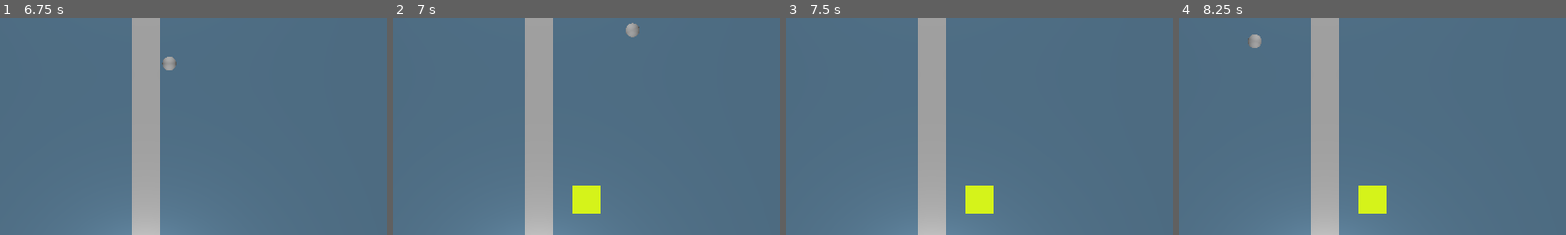
Above: before the commit, frames 1-4 (left to right).
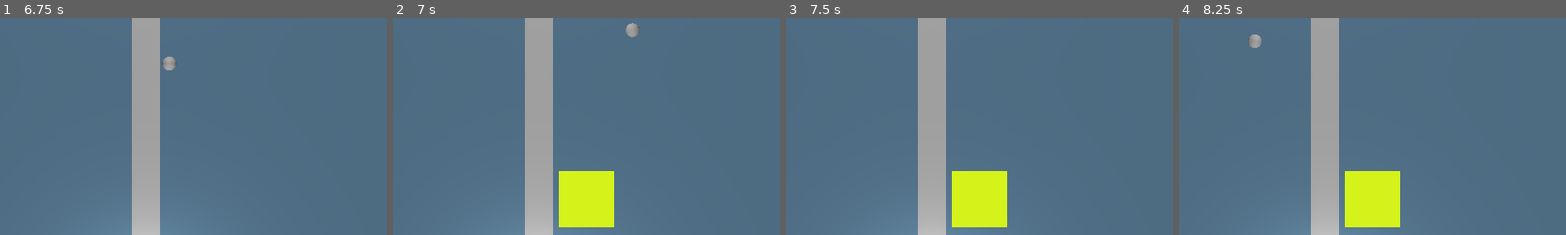
Above: after the commit, the same moments.

Repository: Eryans/godot_pong
Game: Godot game, scene res://scenes/main.tscn
Two runs of this game, one before a commit and one after it. Both use one fixed random seed, a clock stepped at 60 frames per second and the inputs below.
Inputs:
- Up to frame 1 (6.75 s): hold Up (ui_up) 0.53-1.28 s; hold S (down) 1.28-2.03 s; tap Enter at 2, 5.75 s; hold Up (ui_up) 2.03-3.53 s; hold S (down) 3.53-5.78 s; tap Space at 5, 6.5 s; hold Up (ui_up) from 5.78 s (still down)
- Up to frame 2 (7 s): keep holding Up (ui_up)
- Up to frame 3 (7.5 s): keep holding Up (ui_up)
- Up to frame 4 (8.25 s): release Up (ui_up) at 8.03 s; hold S (down) from 8.03 s (still down)
The pictures show only the part of the screen within x 31-81%, y 37-87%; the shares and areas given below are measured in that part.

Frame 1 is identical in both runs. In frame 2, 2.8% of the frame differs, in the area x 42-58%, y 70-97%; in frame 3, 2.8%; in frame 4, 2.8%.

Commit message:
feat: ✨ added acceleration bonus

Diff:
--- a/entities/ball/ball.gd
+++ b/entities/ball/ball.gd
@@ -3,8 +3,11 @@
 
 @export var base_speed: float = 10.0;
 @export var bounce_speed_increase: float = .5;
+
 @onready var speed: float = base_speed;
+@onready var _acceleration_bonus_timer: Timer = Timer.new()
 
+var current_speed_save: float;
 var direction: Vector2 = Vector2.LEFT;
 var rdm: RandomNumberGenerator = RandomNumberGenerator.new()
 var last_hitted_paddle: Enums.PlayerTagEnum;
@@ -12,6 +15,10 @@
 func _ready() -> void:
 	direction.y = rdm.randf_range(-.5, .5);
 	body_entered.connect(on_body_entered);
+	add_child(_acceleration_bonus_timer);
+	_acceleration_bonus_timer.one_shot = true;
+	_acceleration_bonus_timer.timeout.connect(_on_acceleration_timer_timeout)
+	BonusManager.activate_acceleration_bonus.connect(_on_acceleration_bonus)
 
 func _physics_process(delta: float) -> void:
 	global_position += Vector3(direction.x, global_position.y, direction.y) * speed * delta;
@@ -35,3 +42,12 @@
 func reset() -> void:
 	global_position = Vector3.ZERO;
 	speed = base_speed;
+
+func _on_acceleration_bonus(_paddle_who_hit: Enums.PlayerTagEnum) -> void:
+	current_speed_save = speed;
+	speed += 10
+	_acceleration_bonus_timer.start(4)
+	pass
+
+func _on_acceleration_timer_timeout() -> void:
+	speed = current_speed_save
--- a/entities/bonus/bonus.tscn
+++ b/entities/bonus/bonus.tscn
@@ -3,11 +3,13 @@
 [ext_resource type="Script" uid="uid://c4pa317dctfd3" path="res://entities/bonus/bonus.gd" id="1_r8c8f"]
 
 [sub_resource type="BoxMesh" id="BoxMesh_e1qnx"]
+size = Vector3(2, 1, 2)
 
 [sub_resource type="StandardMaterial3D" id="StandardMaterial3D_3no7k"]
 albedo_color = Color(0.828299, 0.946543, 0, 1)
 
 [sub_resource type="BoxShape3D" id="BoxShape3D_piybw"]
+size = Vector3(2, 1, 2)
 
 [node name="Bonus" type="Area3D" groups=["bonus"]]
 script = ExtResource("1_r8c8f")
--- a/main_scripts/bonus_manager.gd
+++ b/main_scripts/bonus_manager.gd
@@ -6,6 +6,7 @@
 
 signal bonus_was_hit(bonus: Bonus, paddle_who_hit: Enums.PlayerTagEnum);
 signal activate_shield_bonus(paddle_to_attribuate: Enums.PlayerTagEnum)
+signal activate_acceleration_bonus(paddle_to_attribuate: Enums.PlayerTagEnum)
 
 func _ready() -> void:
 	add_child(_spawn_timer);
@@ -15,13 +16,20 @@
 	bonus_was_hit.connect(_on_bonus_hit);
 
 func spawn() -> void:
-	var scene: Bonus = bonus_scene.instantiate();
-	get_tree().current_scene.add_child(scene);
-	scene.global_position = Vector3(rng.randf_range(-7, 7), 0, rng.randf_range(-7, 7));
+	var new_bonus: Bonus = bonus_scene.instantiate();
+	get_tree().current_scene.add_child(new_bonus);
+	var rdm_bonus_type_index: int = randi_range(0, Enums.BonusTypeEnum.size() - 1)
+	new_bonus.bonus_type = rdm_bonus_type_index as Enums.BonusTypeEnum
+	new_bonus.global_position = Vector3(rng.randf_range(-7, 7), 0, rng.randf_range(-7, 7));
 
-func _on_bonus_hit(_bonus: Bonus, _paddle_who_hit: Enums.PlayerTagEnum) -> void:
-	activate_shield_bonus_emit(_paddle_who_hit);
-	pass
+func _on_bonus_hit(bonus: Bonus, _paddle_who_hit: Enums.PlayerTagEnum) -> void:
+	match (bonus.bonus_type):
+		Enums.BonusTypeEnum.shield:
+			activate_shield_bonus.emit(_paddle_who_hit);
+		Enums.BonusTypeEnum.acceleration:
+			activate_acceleration_bonus.emit(_paddle_who_hit)
+		_:
+			pass
 
 func _on_spawn_timeout() -> void:
 	var current_bonus: Array[Node] = get_tree().get_nodes_in_group("bonus");
@@ -31,6 +39,3 @@
 
 func bonus_was_hit_emit(bonus: Bonus, paddle_who_hit: Enums.PlayerTagEnum) -> void:
 	bonus_was_hit.emit(bonus, paddle_who_hit);
-
-func activate_shield_bonus_emit(paddle_to_attribuate: Enums.PlayerTagEnum) -> void:
-	activate_shield_bonus.emit(paddle_to_attribuate);
--- a/scenes/main.tscn
+++ b/scenes/main.tscn
@@ -1,11 +1,10 @@
-[gd_scene load_steps=12 format=3 uid="uid://caaf5w2sa0uvv"]
+[gd_scene load_steps=11 format=3 uid="uid://caaf5w2sa0uvv"]
 
 [ext_resource type="PackedScene" uid="uid://d3fotr1gt6060" path="res://entities/paddle/paddle.tscn" id="1_tbgi4"]
 [ext_resource type="Script" uid="uid://c4hv7l3y1nvr6" path="res://main_scripts/ai.gd" id="2_tefeu"]
 [ext_resource type="PackedScene" uid="uid://bw76l1wbchdl1" path="res://entities/ball/ball.tscn" id="3_o6xl0"]
 [ext_resource type="PackedScene" uid="uid://isg2si6p6ka1" path="res://entities/score_zone/score_zone.tscn" id="4_tipki"]
 [ext_resource type="PackedScene" uid="uid://cxnqnwddgcwbs" path="res://ui/ui.tscn" id="5_85g3d"]
-[ext_resource type="Script" uid="uid://cspgrv5brf64m" path="res://main_scripts/bonus_manager.gd" id="6_tefeu"]
 [ext_resource type="PackedScene" uid="uid://b2676uqhqtvay" path="res://entities/bonus/shield/shields_manager.tscn" id="7_o6xl0"]
 
 [sub_resource type="StandardMaterial3D" id="StandardMaterial3D_h2yge"]
@@ -96,7 +95,4 @@
 
 [node name="UI" parent="." instance=ExtResource("5_85g3d")]
 
-[node name="BonusManager" type="Node" parent="."]
-script = ExtResource("6_tefeu")
-
 [node name="ShieldsManager" parent="." instance=ExtResource("7_o6xl0")]
